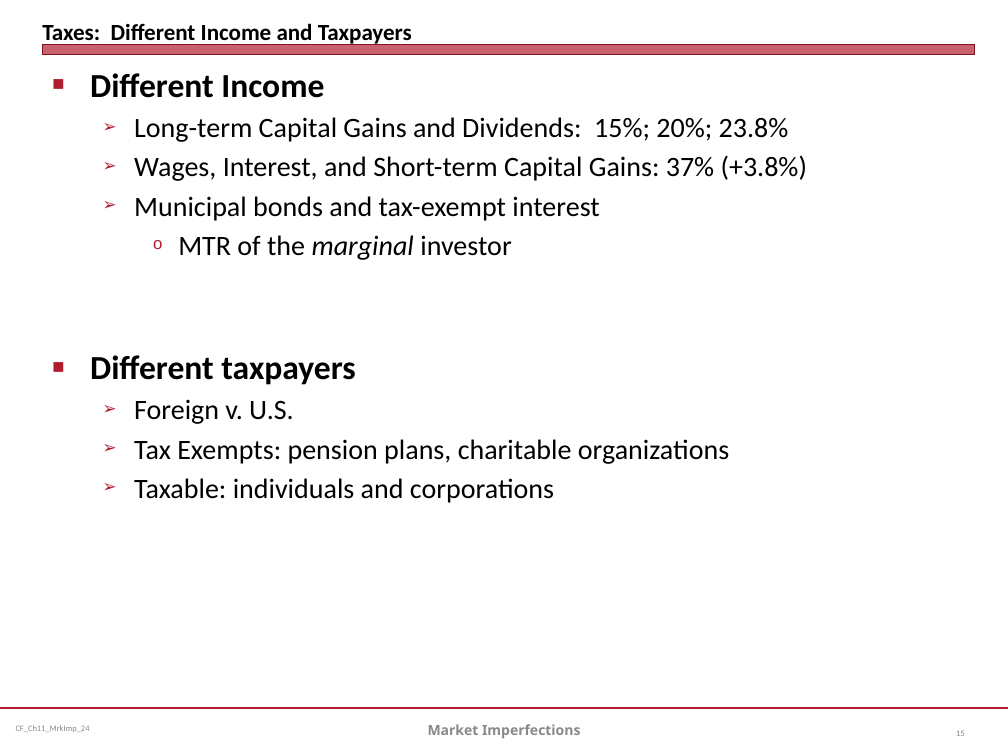
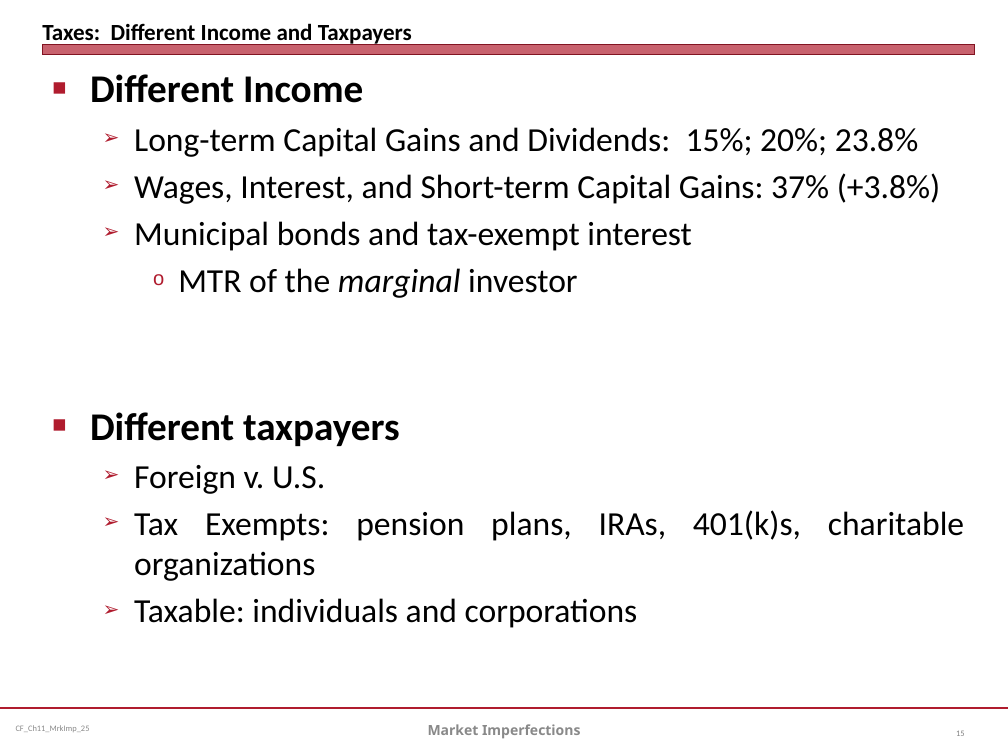
Before and after one commit to jmc877/Corporate-Finance, a slide deck: slide 15 of slides/CF_Ch11_MrkImp_24.pptx. Drawn at 1008x756 pixels with LibreOffice and Linux fonts; fonts in the diff are those of the drawing. Boxes give left, top, right and bottom in pixels: in the first picture for what was removed or moved away, otherwise in the second. Text is boxed around its words. In the diff, an @@ line names an element or a change of style, - is before the commit and + after.

```diff
--- a/slides/CF_Ch11_MrkImp_24.pptx
+++ b/slides/CF_Ch11_MrkImp_24.pptx
@@ text at (x1=90, y1=74, x2=941, y2=628): size 24 to 28 pt in "Different Income", "Different taxpayers"; size 20 to 24 pt in "Long-term Capital Gains and Dividends: 15%; 20%; ...", "Wages, Interest, and Short-term Capital Gains: 37% ...", "Municipal bonds and tax-exempt interest", "MTR of the marginal investor" and 2 more places @@
@@ text at (x1=134, y1=510, x2=964, y2=581): text changed; size 20 to 24 pt @@
-  ➢ Tax Exempts: pension plans, charitable organizations
+  ➢ Tax Exempts: pension plans, IRAs, 401(k)s, charitable organizations
```
Also in this commit, not shown: 23 other slides changed, 3 other files.
